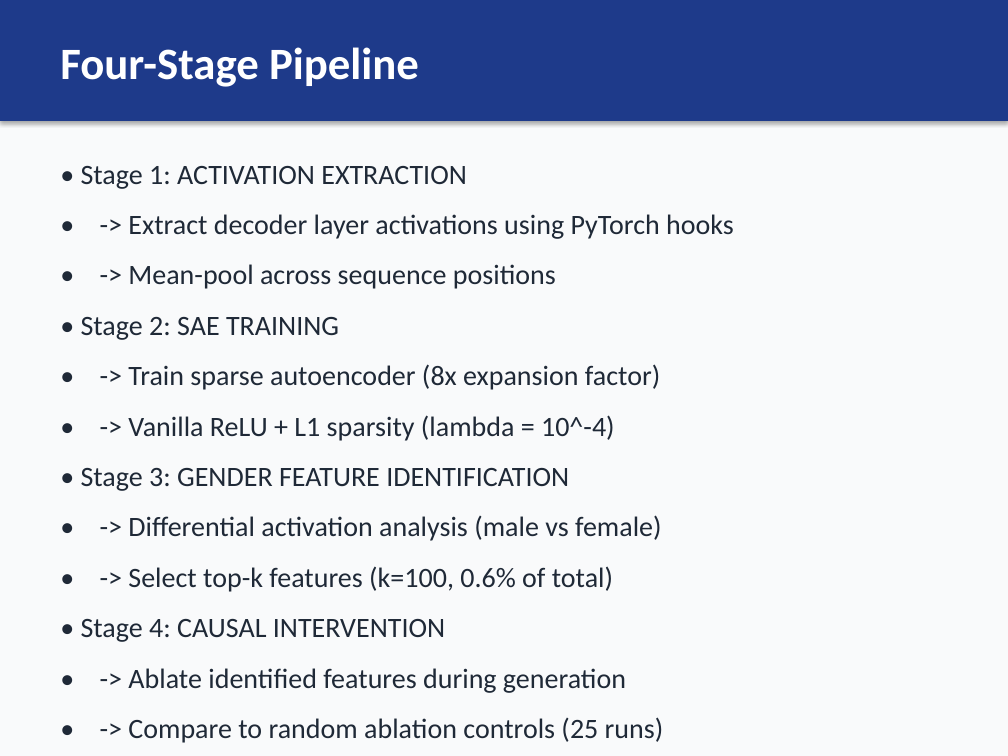
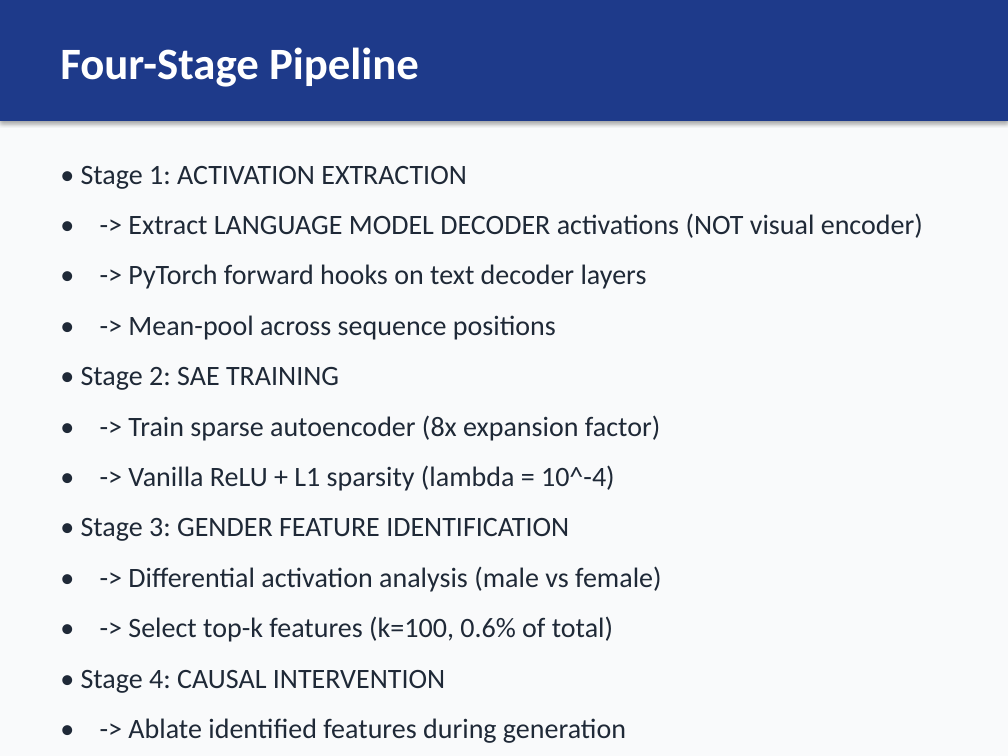
Before and after one commit to nour-mubarak/mechanistic_intrep, a slide deck: slide 12 of sae_captioning_project/presentation/SAE_Gender_Bias_VLM_Presentation.pptx (slide 11 before the commit). Drawn at 1008x756 pixels with LibreOffice and Linux fonts; fonts in the diff are those of the drawing. Boxes give left, top, right and bottom in pixels: in the first picture for what was removed or moved away, otherwise in the second. Text is boxed around its words. In the diff, an @@ line names an element or a change of style, - is before the commit and + after.

```diff
--- a/sae_captioning_project/presentation/SAE_Gender_Bias_VLM_Presentation.pptx
+++ b/sae_captioning_project/presentation/SAE_Gender_Bias_VLM_Presentation.pptx
@@ text at (x1=128, y1=213, x2=923, y2=289): text changed @@
-• -> Extract decoder layer activations using PyTorch hooks
+• -> Extract LANGUAGE MODEL DECODER activations (NOT visual encoder)
+• -> PyTorch forward hooks on text decoder layers
```
Also in this commit, not shown: 2 other slides changed, 6 slides added, 14 other files.
